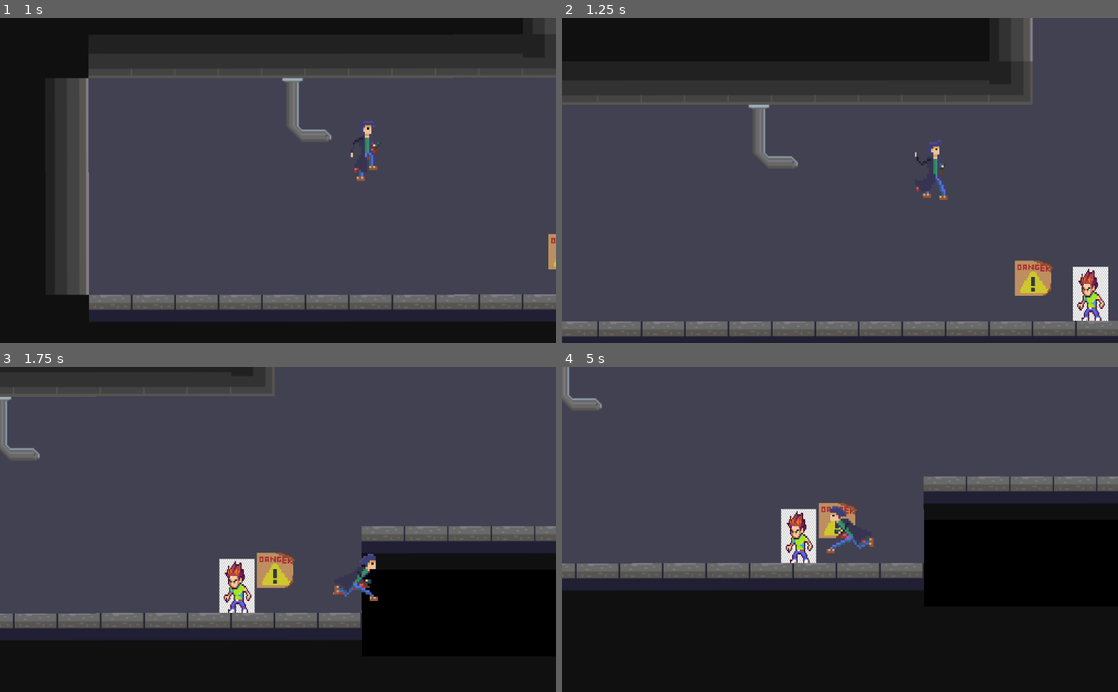
Above: before the commit, frames 1-4 (two rows, left to right).
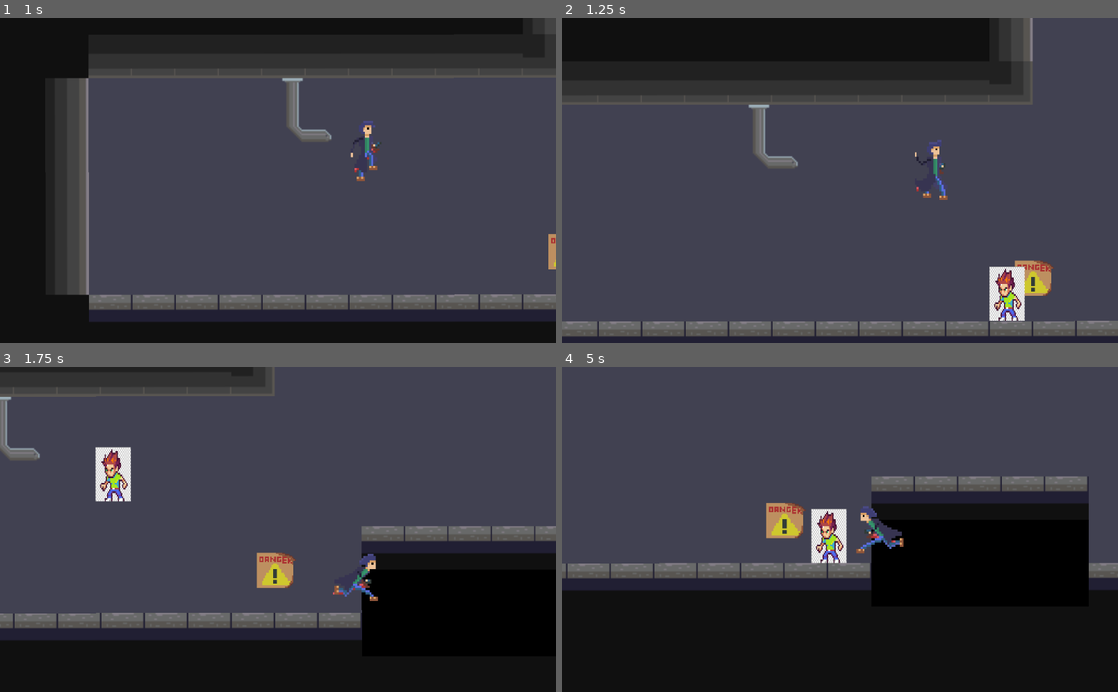
Above: after the commit, the same moments.

Repository: sharat36/Deja-Fu
Game: Godot game, scene res://src/Levels/LevelTemplate.tscn
Same seed, same stepped clock (60 frames per second), same inputs: the game is played once before the commit and once after it.
Inputs (mouse positions are in pixels of both pictures, inside the frame that each line leads up to):
- Up to frame 1 (1 s): move the mouse to (400, 164) at 0.52 s; hold D (move_right) from 0.53 s (still down); hold W (jump) from 0.53 s (still down)
- Up to frame 2 (1.25 s): keep holding D (move_right); keep holding W (jump)
- Up to frame 3 (1.75 s): keep holding D (move_right); move the mouse to (166, 545) at 1.27 s; release W (jump) at 1.28 s; click (166, 545) at 1.35 s; tap W (jump) at 1.52, 1.55 s
- Up to frame 4 (5 s): tap W (jump) at 1.82, 2.3, 2.85, 3.02, 3.32, 3.77, 3.8, 4.07, 4.52, 4.55, 4.82 s; move the mouse to (895, 458) at 2.02 s; release D (move_right) at 2.03 s; hold A (move_left) 2.03-2.78 s; hold S (roll) 2.03-2.78 s; move the mouse to (812, 594) at 2.77 s; hold D (move_right) 2.78-4.28 s; move the mouse to (1006, 578) at 3.52 s; press the mouse at (1006, 578) at 3.53 s; move the mouse to (673, 480) at 4.27 s; release the mouse at (673, 480) at 4.28 s; hold A (move_left) from 4.28 s (still down); tap S (roll) at 4.35 s

Frame 1 is identical in both runs. In frame 2, 2.1% of the frame differs, in the area x 76-99%, y 76-94%; in frame 3, 2.2%; in frame 4, 8.1%, in the area x 0-100%, y 0-69%.

Commit message:
Added Vertical motion to Enemy

Diff:
--- a/src/Actors/Temp.gd
+++ b/src/Actors/Temp.gd
@@ -3,13 +3,41 @@
 onready var Player = get_parent().get_node("player")
 
 var vel = Vector2.ZERO
-var react_time = 400
+var react_time = 300
 var dir = 0
 var next_dir = 0
 var next_dir_time = 0
 var next_jump_time = -1
 
-var target_player_dist = 100
+var target_player_dist = 50
+
+var eye_reach = 90
+var vision = 600
+
+func sees_player():
+	var eye_center = get_global_position()
+	var eye_top = eye_center + Vector2(0, -eye_reach)
+	var eye_left = eye_center +  Vector2(-eye_reach, 0)
+	var eye_right = eye_center + Vector2(eye_reach, 0)
+
+	var player_pos = Player.get_global_position()
+	var player_extents = Player.get_node("CollisionShape2D").shape.extents - Vector2(1, 1)
+
+	var top_left = player_pos + Vector2(-player_extents.x, -player_extents.y)
+	var top_right = player_pos + Vector2(player_extents.x, -player_extents.y)
+	var bottom_left = player_pos + Vector2(-player_extents.x, player_extents.y)
+	var bottom_right = player_pos + Vector2(player_extents.x, player_extents.y)
+
+	var space_state = get_world_2d().direct_space_state
+
+	for eye in [eye_center, eye_top, eye_left, eye_right]:
+		for corner in [top_left, top_right, bottom_left, bottom_right]:
+			if (corner - eye).length() > vision:
+				continue
+			var collision = space_state.intersect_ray(eye, corner, [], 1)
+			if collision and collision.collider.name == "player":
+				return true
+	return false
 
 func set_dir(target_dir):
 	if next_dir != target_dir:
@@ -17,9 +45,9 @@
 		next_dir_time = OS.get_ticks_msec() + react_time
 
 func _physics_process(delta: float) -> void:
-	if Player.position.x < position.x - target_player_dist:
+	if Player.position.x < position.x - target_player_dist and sees_player():
 		set_dir(-1)
-	elif Player.position.x > position.x + target_player_dist:
+	elif Player.position.x > position.x + target_player_dist and sees_player():
 		set_dir(1)
 	else:
 		set_dir(0)
@@ -28,17 +56,16 @@
 		dir = next_dir
 
 	if OS.get_ticks_msec() > next_jump_time and next_jump_time != -1 and is_on_floor():
-		if Player.position.y < position.y:
-			vel.y = -100
+		if Player.position.y < position.y - 60 and sees_player():
+			vel.y = -900
 		next_jump_time = -1
 
-	vel.x = dir * 150;
+	vel.x = dir * 200;
 
-	if Player.position.y < position.y and next_jump_time == -1:
+	if Player.position.y < position.y - 60 and next_jump_time == -1 and sees_player():
 		next_jump_time = OS.get_ticks_msec() + react_time
 
-	vel.y += max(gravity * delta, speed.y)
-
+	vel.y += gravity * delta
 	if is_on_floor() and vel.y > 0:
 		vel.y = 0
 
--- a/src/Actors/player.tscn
+++ b/src/Actors/player.tscn
@@ -62,7 +62,7 @@
 extents = Vector2( 9, 19.9859 )
 
 [sub_resource type="RectangleShape2D" id=3]
-extents = Vector2( 10, 20 )
+extents = Vector2( 12, 20 )
 
 [node name="player" type="KinematicBody2D"]
 position = Vector2( 27, 31 )
@@ -87,7 +87,7 @@
 ]]
 
 [node name="CollisionShape2D" type="CollisionShape2D" parent="AttackArea"]
-position = Vector2( 32, 0 )
+position = Vector2( 33, 0 )
 shape = SubResource( 3 )
 disabled = true
 [connection signal="animation_finished" from="AnimatedSprite" to="." method="_on_AnimatedSprite_animation_finished"]
